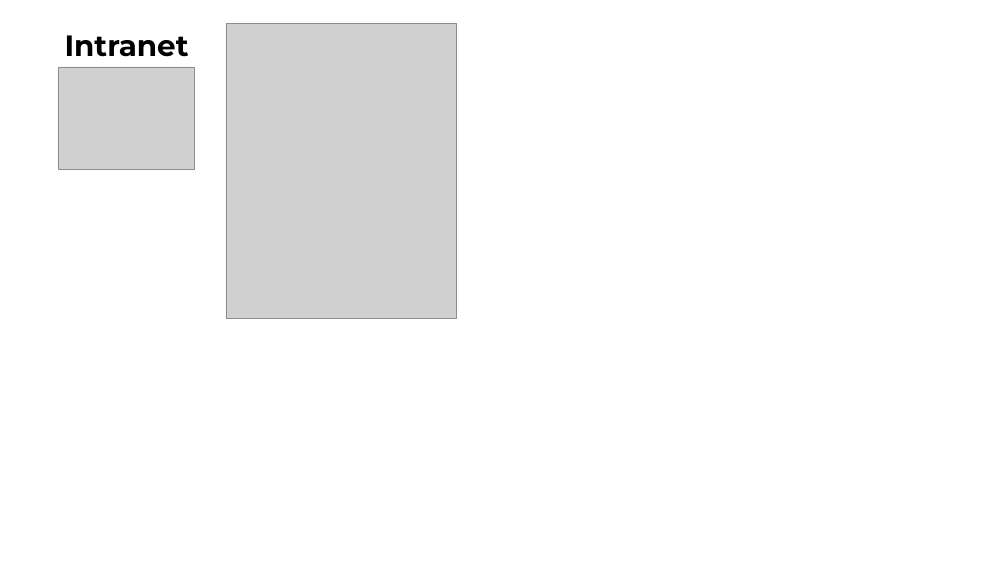
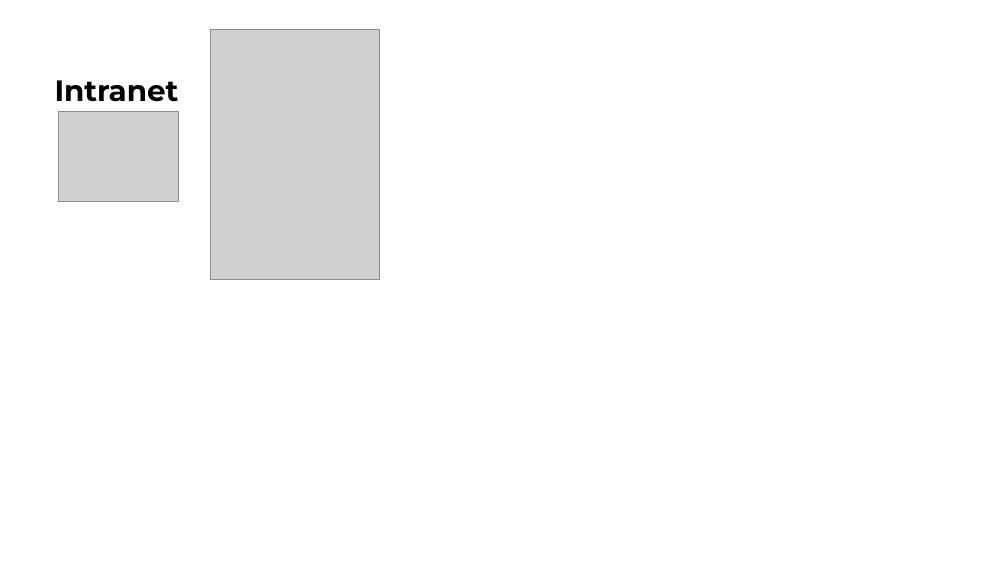
Before and after one commit to JazzLiveAarau/WwwReservationLayout, a slide deck: slide 1 of Description/ResrvationNewLayout.pptx. Drawn at 1008x567 pixels with LibreOffice and Linux fonts; fonts in the diff are those of the drawing; grey boxes stand for pictures. Boxes give left, top, right and bottom in pixels: in the first picture for what was removed or moved away, otherwise in the second. Text is boxed around its words. In the diff, an @@ line names an element or a change of style, - is before the commit and + after.

```diff
--- a/Description/ResrvationNewLayout.pptx
+++ b/Description/ResrvationNewLayout.pptx
@@ picture: place and size @@
-picture at (226, 23, 457, 318)
+picture at (211, 29, 380, 280)
@@ text "Intranet": place and size @@
-text "Intranet" at (65, 35, 189, 57)
+text "Intranet" at (55, 80, 179, 102)
@@ picture: place and size @@
-picture at (58, 67, 194, 169)
+picture at (58, 111, 178, 201)
```
Also in this commit, not shown: 1 other slide changed, 1 other file.
